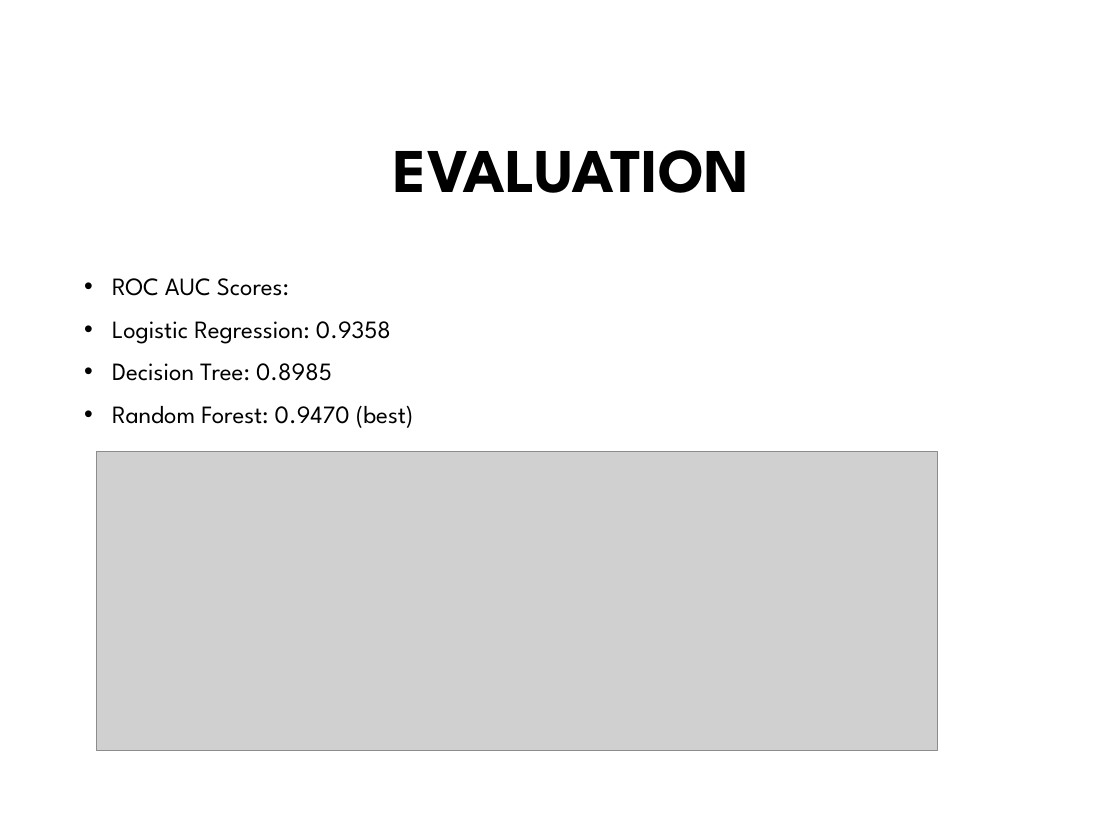
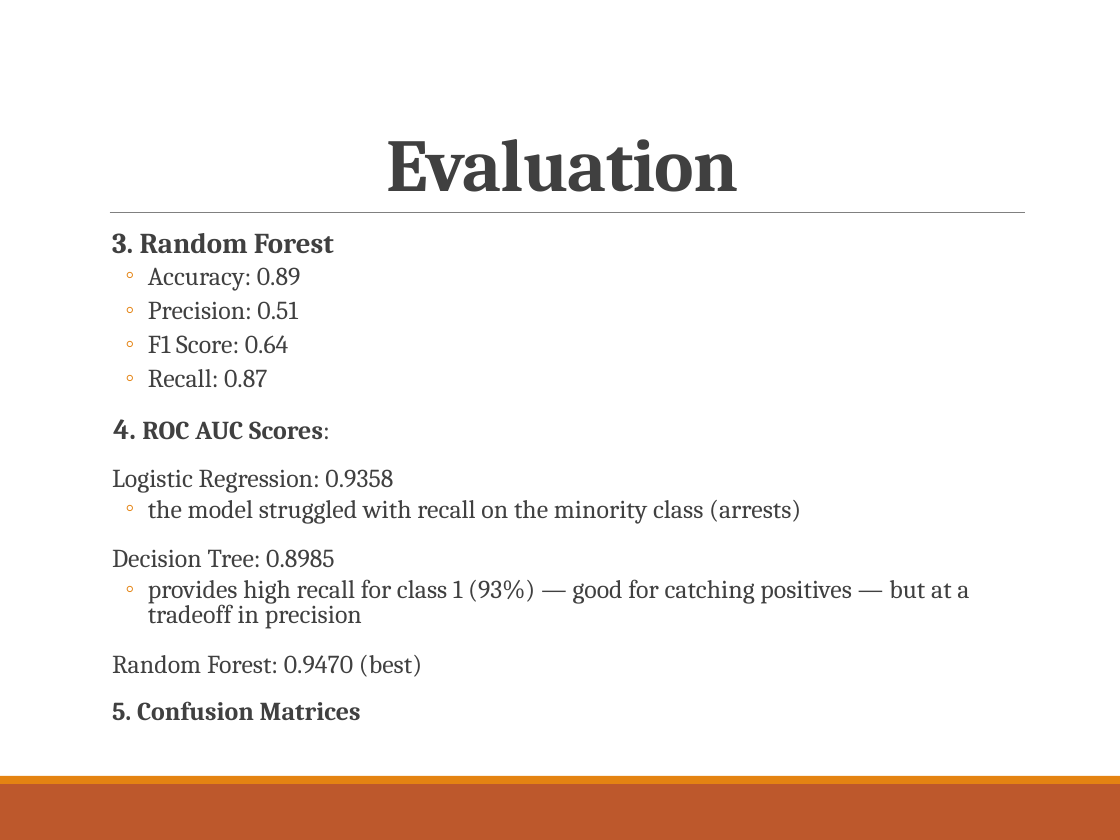
Before and after one commit to tingly-amua/Terry-Stops-Classifier, a slide deck: slide 11 of presentation.pptx (slide 5 before the commit). Drawn at 1120x840 pixels with LibreOffice and Linux fonts; fonts in the diff are those of the drawing; grey boxes stand for pictures; background and template pictures are left out. Boxes give left, top, right and bottom in pixels: in the first picture for what was removed or moved away, otherwise in the second. Text is boxed around its words. In the diff, an @@ line names an element or a change of style, - is before the commit and + after.

```diff
--- a/presentation.pptx
+++ b/presentation.pptx
@@ title "Evaluation" at [387,139,739,192]: vertical alignment middle to bottom @@
@@ title at [387,139,739,192]: text changed; size 40 to 48 pt; font League Spartan to Cambria; text colour #000000 to #404040 @@
-EVALUATION
+Evaluation
@@ text "3. Random Forest": place and size @@
-text "3. Random Forest" at [112,278,414,428]
+text "3. Random Forest" at [112,233,969,721]
@@ line added from (110, 213) to (1025, 213), #808080 0.5 pt @@
@@ text at [112,233,334,440]: text changed; size 16 to 16.6 pt; font League Spartan to Cambria; text colour #000000 to #404040 @@
-• ROC AUC Scores:
+  3. Random Forest
+  ◦ Accuracy: 0.89
+  ◦ Precision: 0.51
+  ◦ F1 Score: 0.64
+  ◦ Recall: 0.87
+4. ROC AUC Scores:
@@ picture removed at [96,451,937,750] @@
@@ text at [112,469,422,677]: size 16 to 16.6 pt, font League Spartan to Cambria, text colour #000000 to #404040 in "Logistic Regression: 0.9358", "Decision Tree: 0.8985", "Random Forest: 0.9470 (best)"; bullet • to  ; line spacing 0.9 to 0.8; more space between paragraphs @@
@@ text at [148,500,801,524]: paragraph added @@
+  ◦ the model struggled with recall on the minority class (arrests)
@@ text at [148,579,969,629]: paragraph added @@
+  ◦ provides high recall for class 1 (93%) — good for catching positives — but at a tradeoff in precision
@@ text at [112,701,361,721]: paragraph added @@
+  5. Confusion Matrices
@@ rectangle added at [0,776,1120,784], fill #E48312 @@
@@ rectangle added at [0,784,1120,840], fill #BD582C @@
```
Also in this commit, not shown: 6 other slides changed, 9 slides added, 1 slide removed, 5 other files.
